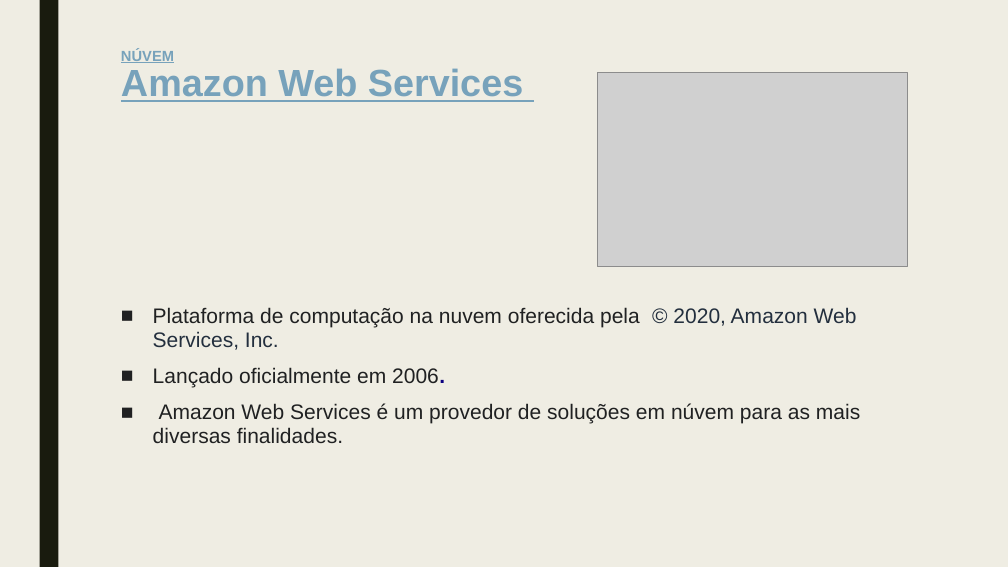
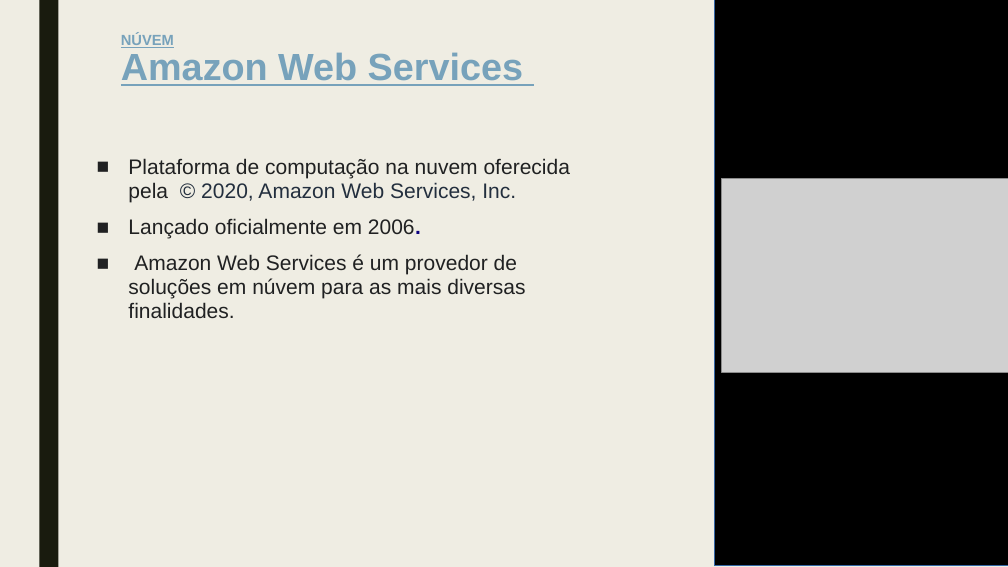
Before and after one commit to GabrielEngSist/UNA, a slide deck: slide 2 of 2020-02/Tópicos especiais em análise e desenvolvimento de sistemas/Apresentação de casos de aplicabilidade.pptx. Drawn at 1008x567 pixels with LibreOffice and Linux fonts; fonts in the diff are those of the drawing; grey boxes stand for pictures. Boxes give left, top, right and bottom in pixels: in the first picture for what was removed or moved away, otherwise in the second. Text is boxed around its words. In the diff, an @@ line names an element or a change of style, - is before the commit and + after.

```diff
--- a/2020-02/Tópicos especiais em análise e desenvolvimento de sistemas/Apresentação de casos de aplicabilidade.pptx
+++ b/2020-02/Tópicos especiais em análise e desenvolvimento de sistemas/Apresentação de casos de aplicabilidade.pptx
@@ text "NÚVEM Amazon Web Services": place and size @@
-text "NÚVEM Amazon Web Services" at [121,49,523,102]
+text "NÚVEM Amazon Web Services" at [121,33,523,86]
@@ rectangle added at [715,0,1008,566], fill #000000, outline #3465A4 0 pt @@
@@ picture removed at [597,73,907,266] @@
@@ text "Plataforma de computação na nuvem ..." rewrapped from [153,307,860,443] to [128,158,570,318] @@
@@ picture added at [722,178,1008,372] @@
```
Also in this commit, not shown: 7 other slides changed, 1 slide added, 1 other file.
